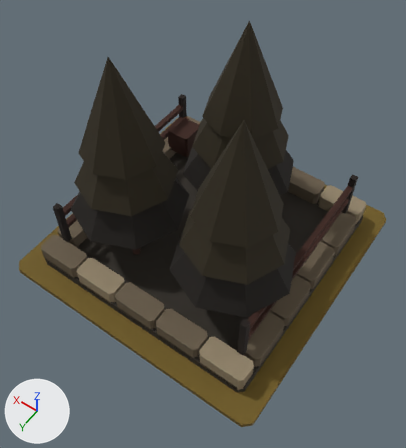
Before and after pictures for a commit that changed the glTF model art/whisper-grove_t5/whisper-grove_t5.glb.
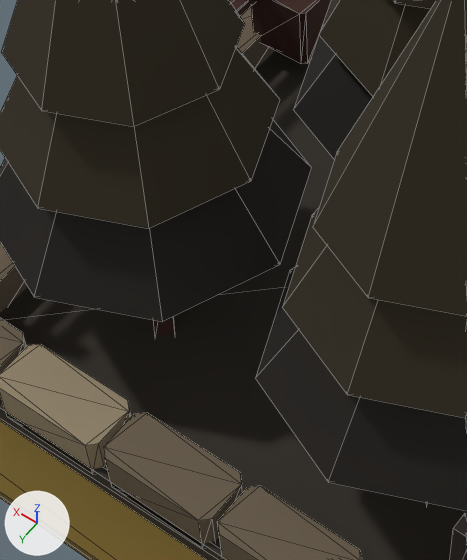
Each version appears first whole from a camera (50 mm lens) standing at (-1.66, 2.41, 4.02) and looking at (-0.16, 0.3, 0.71), and next in a close-up on the part from 19% to 60% of the width and 30% to 75% of the height. The lights are fixed; the arrows at lower left show +X, +Y and +Z. The first two pictures are the older version. The close-ups show mesh edges as thin lines.

Names of what the first close-up shows: 'MMR | whisper-grove | T05 Architecture.001', 'MMR | whisper-grove | Tier 05 Ground.001'.
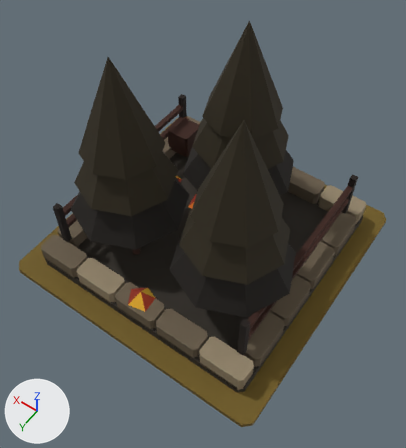
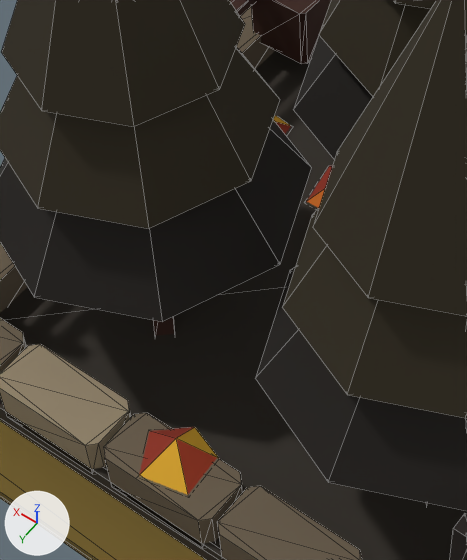
What differs and where, as boxes [x1, y1, x2, y2] in the close-ups (467 x 560 px):
'MMR | whisper-grove | T05 Autumn Dressing.001', added
    after: [139, 116, 332, 495]

What the commit changed:
Mesh me_mmr___whisper_grove___t05_autumn_dressing_001 is new.
It has 30 vertices, 25 faces and spans x -0.576..0.789, y -0.399..0.994, z 0.085..0.315.
It uses material mat_mmr___shared_palette_atlas (picture img_mmr_shared_color_palette_64).
Object 'MMR | whisper-grove | T05 Autumn Dressing.001' (ob_mmr___whisper_grove___t05_autumn_dressing_001) is new; it shows me_mmr___whisper_grove___t05_autumn_dressing_001.
Its location is (0.0, 0.0, 0.05).
